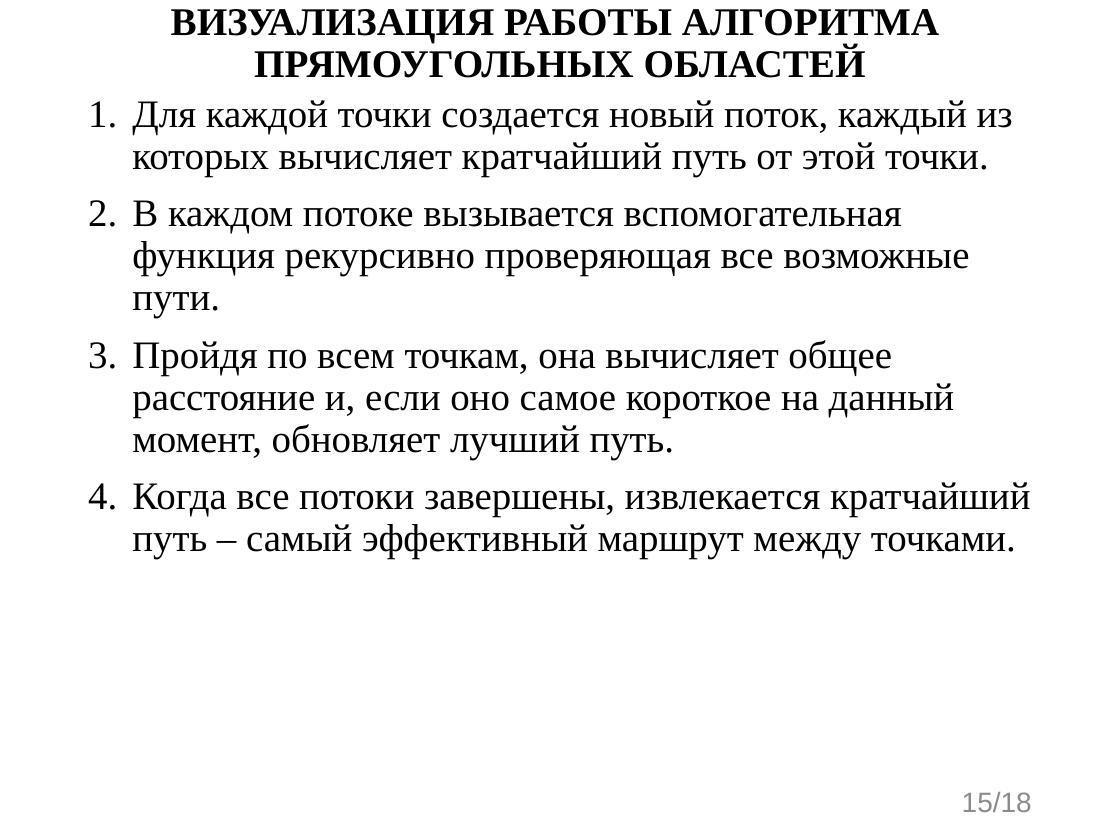
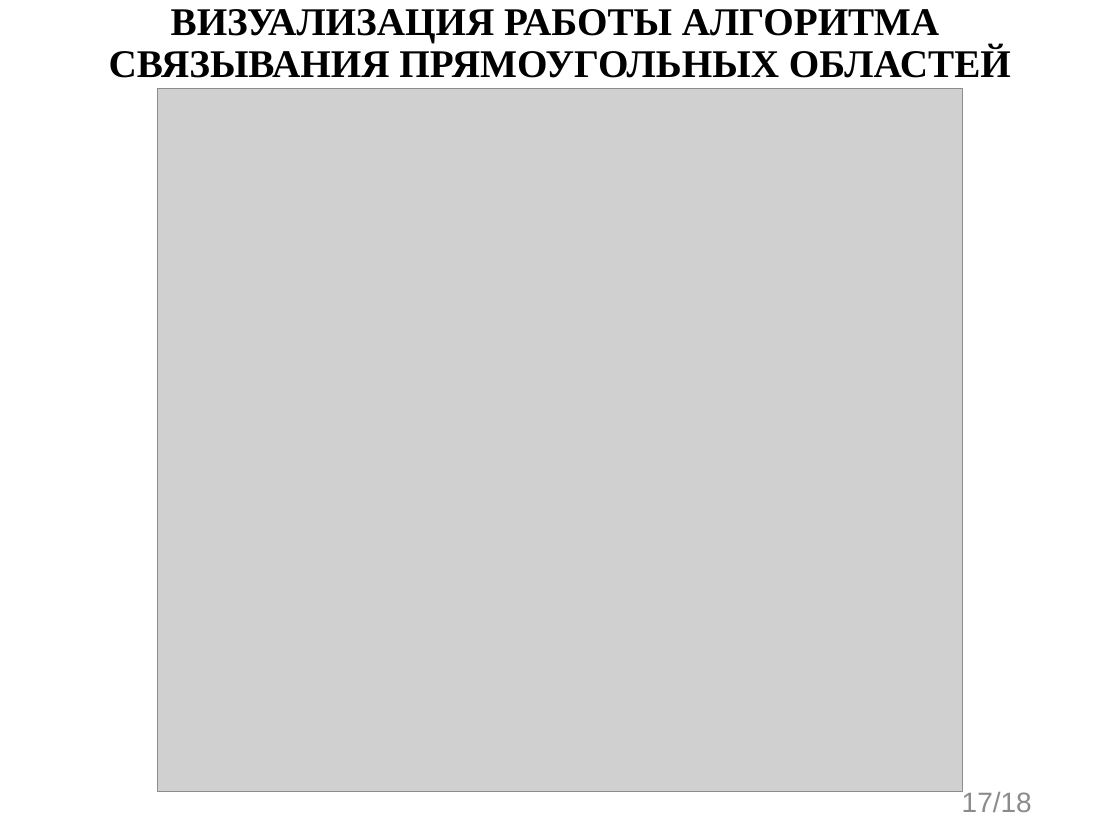
Before and after one commit to evgenkot/uav-route-calculation, a slide deck: slide 17 of doc/GQW/Raschupkin_EV_UAV_Route_Planning.pptx (slide 15 before the commit). Drawn at 1120x840 pixels with LibreOffice and Linux fonts; fonts in the diff are those of the drawing; grey boxes stand for pictures. Boxes give left, top, right and bottom in pixels: in the first picture for what was removed or moved away, otherwise in the second. Text is boxed around its words. In the diff, an @@ line names an element or a change of style, - is before the commit and + after.

```diff
--- a/doc/GQW/Raschupkin_EV_UAV_Route_Planning.pptx
+++ b/doc/GQW/Raschupkin_EV_UAV_Route_Planning.pptx
@@ title at <box>109,9,1011,78</box>: text changed @@
-ВИЗУАЛИЗАЦИЯ РАБОТЫ АЛГОРИТМА
-ПРЯМОУГОЛЬНЫХ ОБЛАСТЕЙ
+ВИЗУАЛИЗАЦИЯ РАБОТЫ АЛГОРИТМА
+СВЯЗЫВАНИЯ ПРЯМОУГОЛЬНЫХ ОБЛАСТЕЙ
@@ picture added at <box>158,88,963,792</box> @@
@@ text removed at <box>132,100,1030,559</box> @@
-1. Для каждой точки создается новый поток, каждый из которых вычисляет кратчайший путь от этой точки.
-2. В каждом потоке вызывается вспомогательная функция рекурсивно проверяющая все возможные пути.
-3. Пройдя по всем точкам, она вычисляет общее расстояние и, если оно самое короткое на данный момент, обновляет лучший путь.
-4. Когда все потоки завершены, извлекается кратчайший путь – самый эффективный маршрут между точками.
@@ page number at <box>962,790,1032,812</box>: text changed @@
-15/18
+17/18
```
Also in this commit, not shown: 5 other slides changed, 4 slides added, 2 slides removed, 1 other file.
